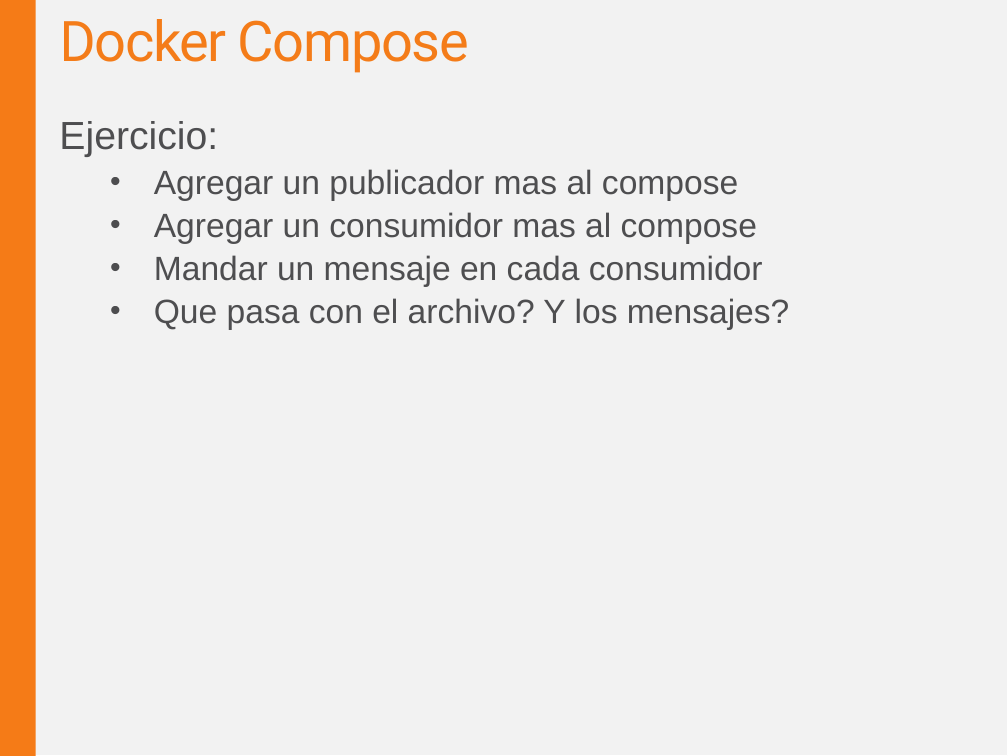
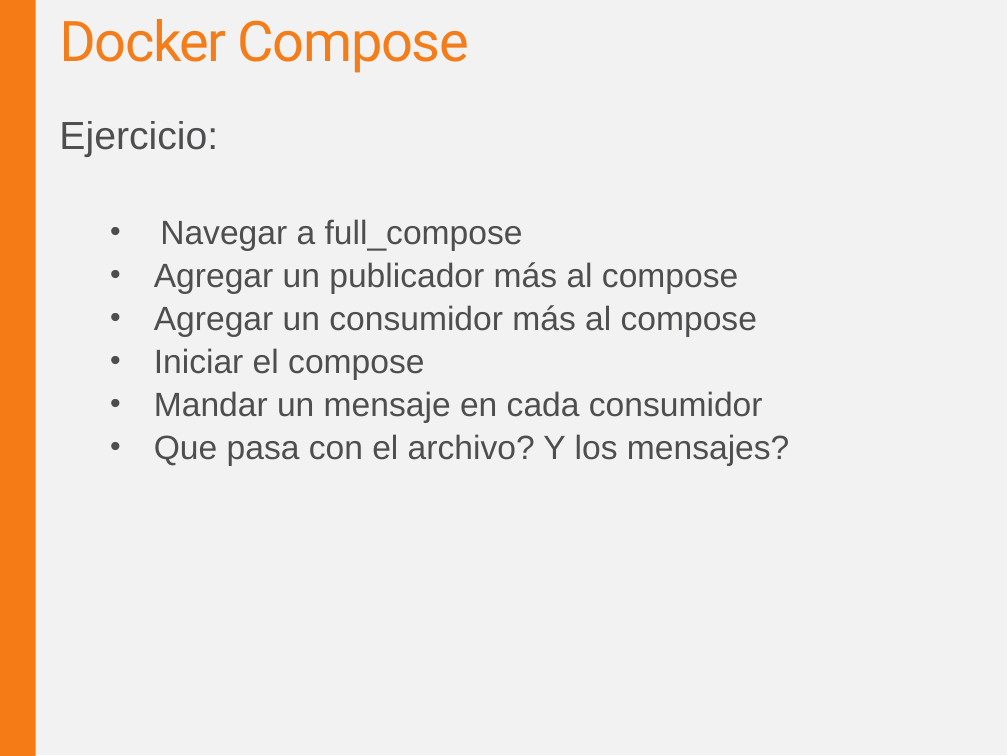
Before and after one commit to acalder88/docker-training, a slide deck: slide 33 of ContainersT.pptx. Drawn at 1008x756 pixels with LibreOffice and Linux fonts; fonts in the diff are those of the drawing; background and template pictures are left out. Boxes give left, top, right and bottom in pixels: in the first picture for what was removed or moved away, otherwise in the second. Text is boxed around its words. In the diff, an @@ line names an element or a change of style, - is before the commit and + after.

```diff
--- a/ContainersT.pptx
+++ b/ContainersT.pptx
@@ text at <box>154,219,757,380</box>: text changed @@
-  • Agregar un publicador mas al compose
-  • Agregar un consumidor mas al compose
+  • Navegar a full_compose
+  • Agregar un publicador más al compose
+  • Agregar un consumidor más al compose
+  • Iniciar el compose
```
Also in this commit, not shown: 6 other slides changed.
